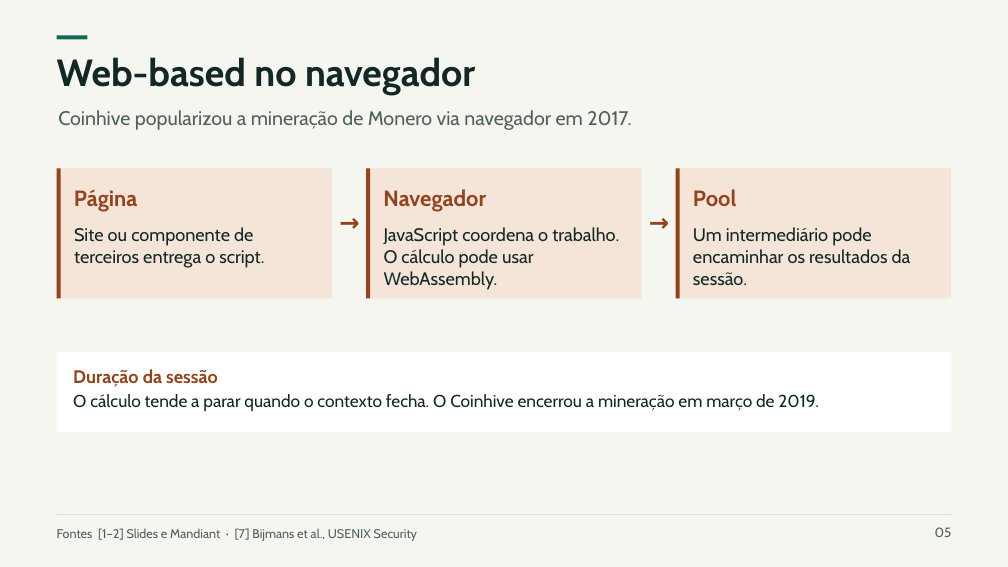
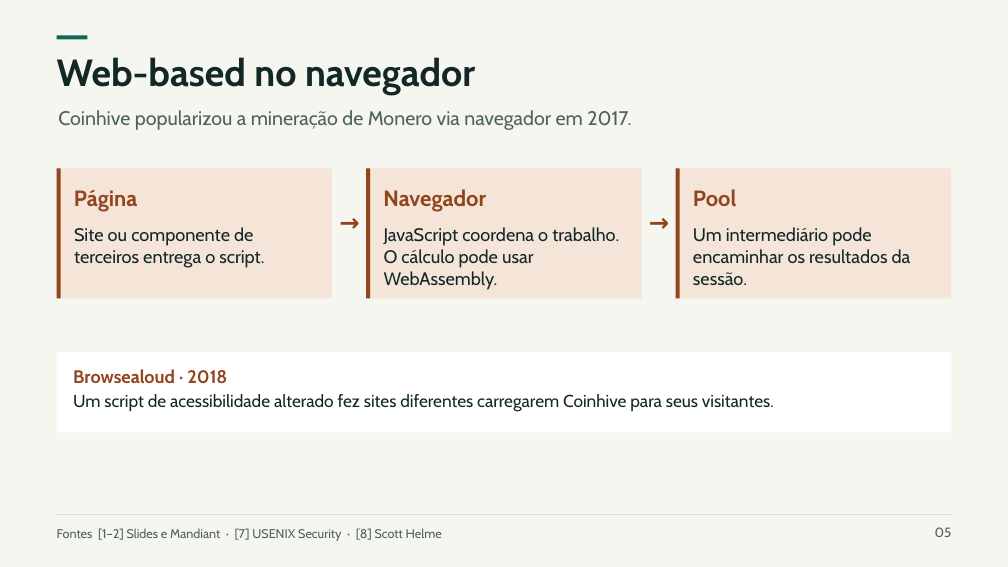
Before and after one commit to Lbragaa/Documentos-T4-seguranca, a slide deck: slide 5 of G8_Apresentacao_Coinminers.pptx. Drawn at 1008x567 pixels with LibreOffice and Linux fonts; fonts in the diff are those of the drawing. Boxes give left, top, right and bottom in pixels: in the first picture for what was removed or moved away, otherwise in the second. Text is boxed around its words. In the diff, an @@ line names an element or a change of style, - is before the commit and + after.

```diff
--- a/G8_Apresentacao_Coinminers.pptx
+++ b/G8_Apresentacao_Coinminers.pptx
@@ text at bbox=[73, 369, 227, 384]: text changed @@
-Duração da sessão
+Browsealoud · 2018
@@ text at bbox=[73, 394, 774, 412]: text changed @@
-O cálculo tende a parar quando o contexto fecha. O Coinhive encerrou a mineração em março de 2019.
+Um script de acessibilidade alterado fez sites diferentes carregarem Coinhive para seus visitantes.
@@ text at bbox=[57, 528, 442, 541]: text changed @@
-Fontes [1–2] Slides e Mandiant · [7] Bijmans et al., USENIX Security
+Fontes [1–2] Slides e Mandiant · [7] USENIX Security · [8] Scott Helme
```
Also in this commit, not shown: 4 other slides changed, 3 other files.
